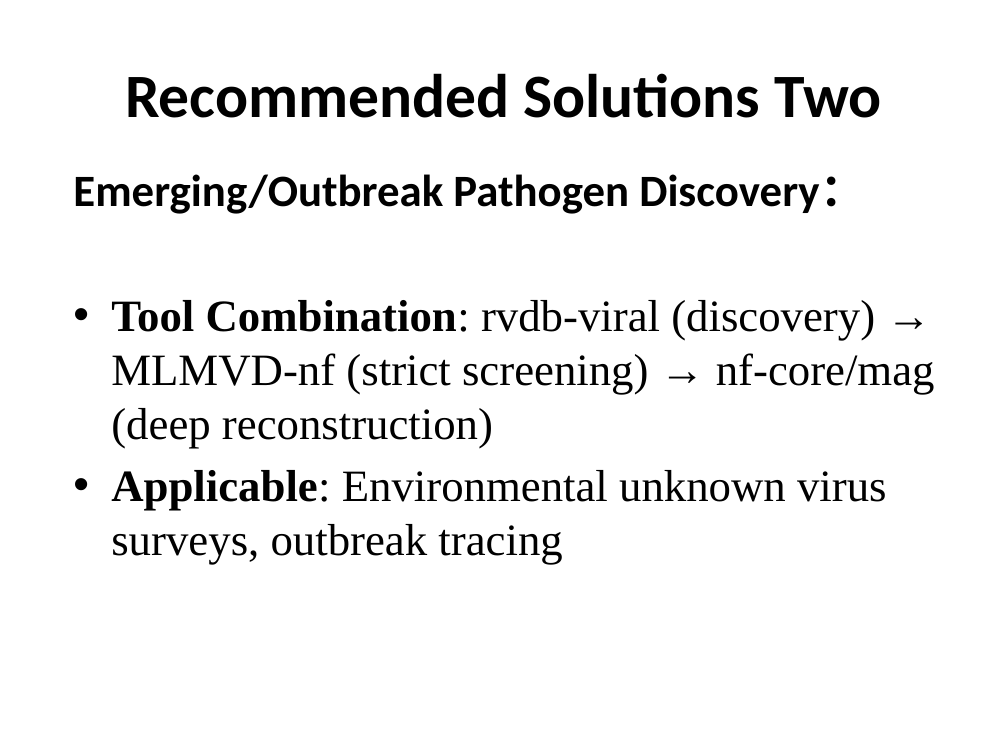
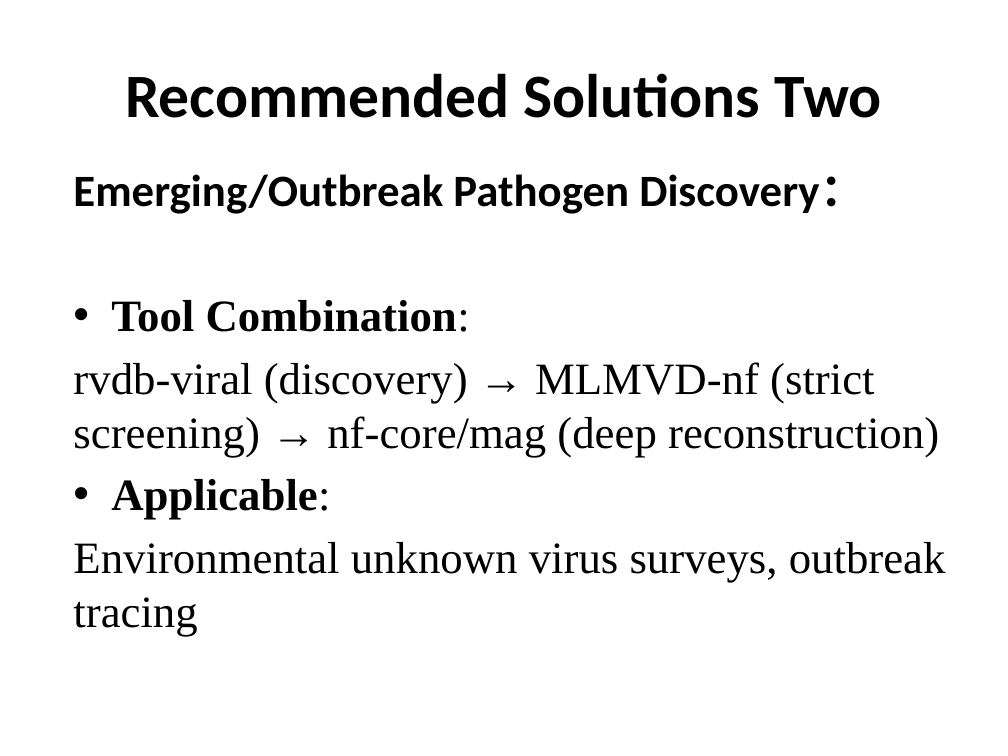
Before and after one commit to pengsihua2023/Metagenomic-Viral-Detection-Tool-Assessment, a slide deck: slide 24 of Wastewater Metagenomic Viral Detection Tool Assessment-1218.pptx. Drawn at 1008x756 pixels with LibreOffice and Linux fonts; fonts in the diff are those of the drawing. Boxes give left, top, right and bottom in pixels: in the first picture for what was removed or moved away, otherwise in the second. Text is boxed around its words. In the diff, an @@ line names an element or a change of style, - is before the commit and + after.

```diff
--- a/Wastewater Metagenomic Viral Detection Tool Assessment-1218.pptx
+++ b/Wastewater Metagenomic Viral Detection Tool Assessment-1218.pptx
@@ text at (x1=73, y1=300, x2=946, y2=636): text changed @@
-• Tool Combination: rvdb-viral (discovery) → MLMVD-nf (strict screening) → nf-core/mag (deep reconstruction)
-• Applicable: Environmental unknown virus surveys, outbreak tracing
+• Tool Combination:
+rvdb-viral (discovery) → MLMVD-nf (strict screening) → nf-core/mag (deep reconstruction)
+• Applicable:
+Environmental unknown virus surveys, outbreak tracing
```
Also in this commit, not shown: 5 other slides changed.
